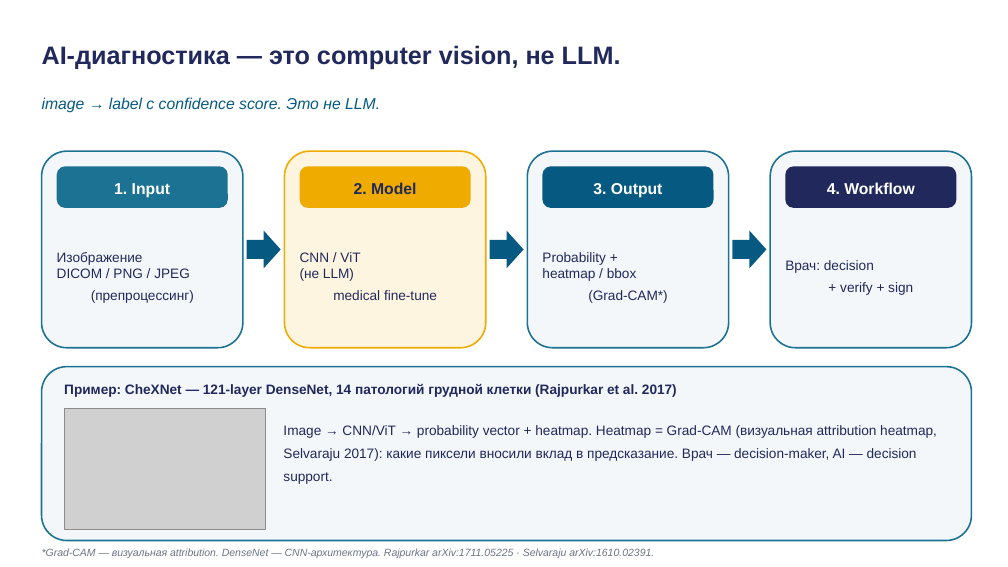
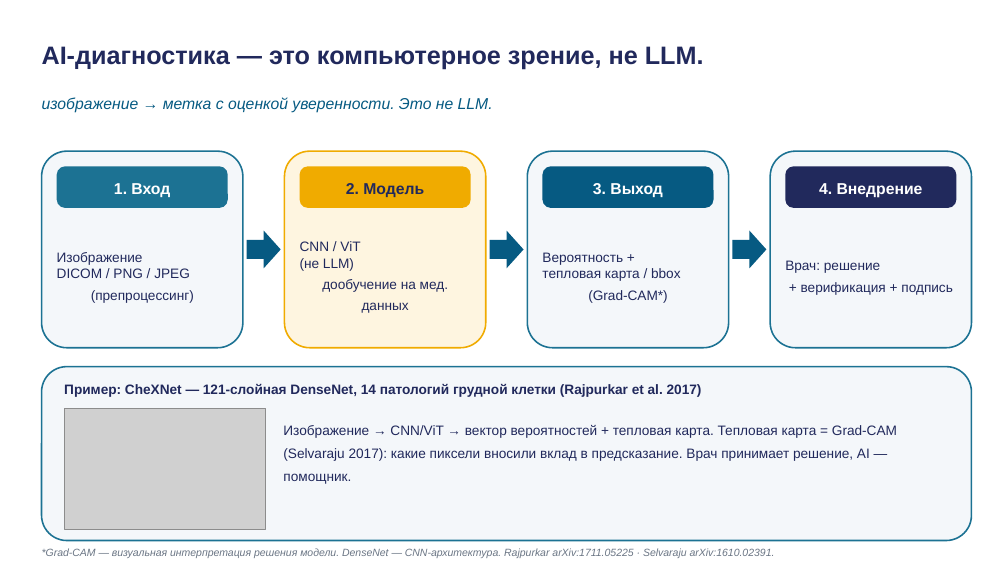
Before and after one commit to tellina-study/AI-usage-lessons, a slide deck: slide 9 of library/lectures/lec-04/rendered/lec-04.pptx. Drawn at 1008x567 pixels with LibreOffice and Linux fonts; fonts in the diff are those of the drawing; grey boxes stand for pictures. Boxes give left, top, right and bottom in pixels: in the first picture for what was removed or moved away, otherwise in the second. Text is boxed around its words. In the diff, an @@ line names an element or a change of style, - is before the commit and + after.

```diff
--- a/library/lectures/lec-04/rendered/lec-04.pptx
+++ b/library/lectures/lec-04/rendered/lec-04.pptx
@@ text at (42,46,704,70): text changed @@
-AI-диагностика — это computer vision, не LLM.
+AI-диагностика — это компьютерное зрение, не LLM.
@@ text at (42,97,493,113): text changed @@
-image → label с confidence score. Это не LLM.
+изображение → метка с оценкой уверенности. Это не LLM.
@@ text at (114,183,170,197): text changed @@
-1. Input
+1. Вход
@@ text at (346,183,424,197): text changed @@
-2. Model
+2. Модель
@@ text at (593,183,663,197): text changed @@
-3. Output
+3. Выход
@@ text at (819,183,923,198): text changed @@
-4. Workflow
+4. Внедрение
@@ text at (300,241,448,313): text changed @@
-CNN / ViT
-(не LLM)
-medical fine-tune
+CNN / ViT
+(не LLM)
+дообучение на мед. данных
@@ text at (542,252,681,303): text changed @@
-Probability +
-heatmap / bbox
-(Grad-CAM*)
+Вероятность +
+тепловая карта / bbox
+(Grad-CAM*)
@@ text at (785,260,952,295): text changed @@
-Врач: decision
-+ verify + sign
+Врач: решение
++ верификация + подпись
@@ text at (64,384,702,397): text changed @@
-Пример: CheXNet — 121-layer DenseNet, 14 патологий грудной клетки (Rajpurkar et al. 2017)
+Пример: CheXNet — 121-слойная DenseNet, 14 патологий грудной клетки (Rajpurkar et al. 2017)
@@ text at (283,425,897,484): text changed @@
-Image → CNN/ViT → probability vector + heatmap. Heatmap = Grad-CAM (визуальная attribution heatmap, Selvaraju 2017): какие пиксели вносили вклад в предсказание. Врач — decision-maker, AI — decision support.
+Изображение → CNN/ViT → вектор вероятностей + тепловая карта. Тепловая карта = Grad-CAM (Selvaraju 2017): какие пиксели вносили вклад в предсказание. Врач принимает решение, AI — помощник.
@@ text at (42,548,775,558): text changed @@
-*Grad-CAM — визуальная attribution. DenseNet — CNN-архитектура. Rajpurkar arXiv:1711.05225 · Selvaraju arXiv:1610.02391.
+*Grad-CAM — визуальная интерпретация решения модели. DenseNet — CNN-архитектура. Rajpurkar arXiv:1711.05225 · Selvaraju arXiv:1610.02391.
```
Also in this commit, not shown: 25 other slides changed, 1 slide added, 1 slide removed, 35 other files.
